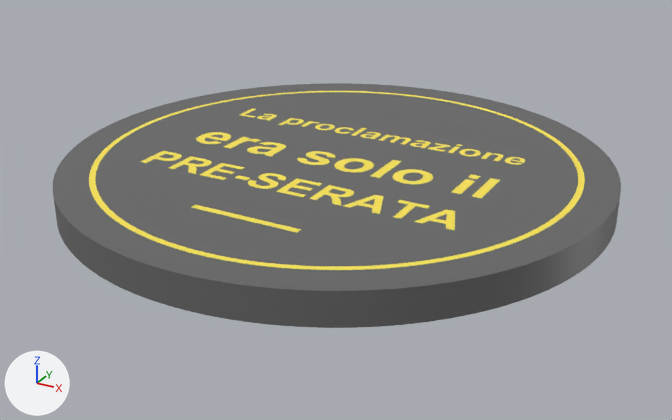
Before and after pictures for a commit that changed the glTF model public/products/sottobicchiere-proclamazione-pre-serata.glb.
Both versions are drawn from a camera (50 mm lens) standing at (0.0538, -0.0981, 0.0459) and looking at (0.0008, -0.0017, -0.0023). Every picture has the same lights, and +X, +Y and +Z are marked at lower left. The first picture is the older version. Where no turn or scale is listed for an object, it has been applied to the vertices. Vertices at exactly the same position are counted once.

In view in the first picture: 'coaster_base', 'coaster_ink'.
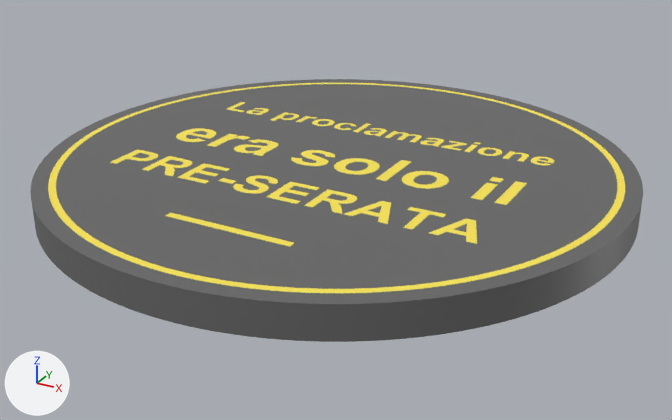
The edits, one by one:
me_coaster_base is used by ob_coaster_base; location (0.0, 0.0, 0.0).
me_coaster_base had 5074 vertices, 10144 faces and spanned x -0.035..0.035, y -0.035..0.035, z 0.0..0.004.
me_coaster_base now has 5074 vertices, 10144 faces and spans x -0.0375..0.0375, y -0.0375..0.0375, z 0.0..0.004.
me_coaster_base part 1: 5074 of 5074 vertices moved; they spanned x -0.035..0.035, y -0.035..0.035, z 0.0..0.004 and now span x -0.0375..0.0375, y -0.0375..0.0375, z 0.0..0.004; mean shift (-0.0003, 0.0004, 0.0).
me_coaster_ink is used by ob_coaster_ink; location (0.0, 0.0, 0.0).
me_coaster_ink had 4754 vertices, 9424 faces and spanned x -0.0308..0.0308, y -0.0308..0.0308, z 0.0034..0.004.
me_coaster_ink now has 4754 vertices, 9424 faces and spans x -0.0355..0.0355, y -0.0355..0.0355, z 0.0034..0.004.
me_coaster_ink part 2: the whole mesh is scaled about its middle by (1.15, 1.15, 1).

What differs and where, as boxes (x1, y1, x2, y2) in the pictures (672 x 420 px):
'coaster_base', reshaped (8% wider, 7% taller): before (53, 83, 621, 328); after (30, 79, 643, 342)
'coaster_ink', rescaled (16% wider, 17% taller): before (89, 91, 585, 270); after (48, 83, 625, 293)
